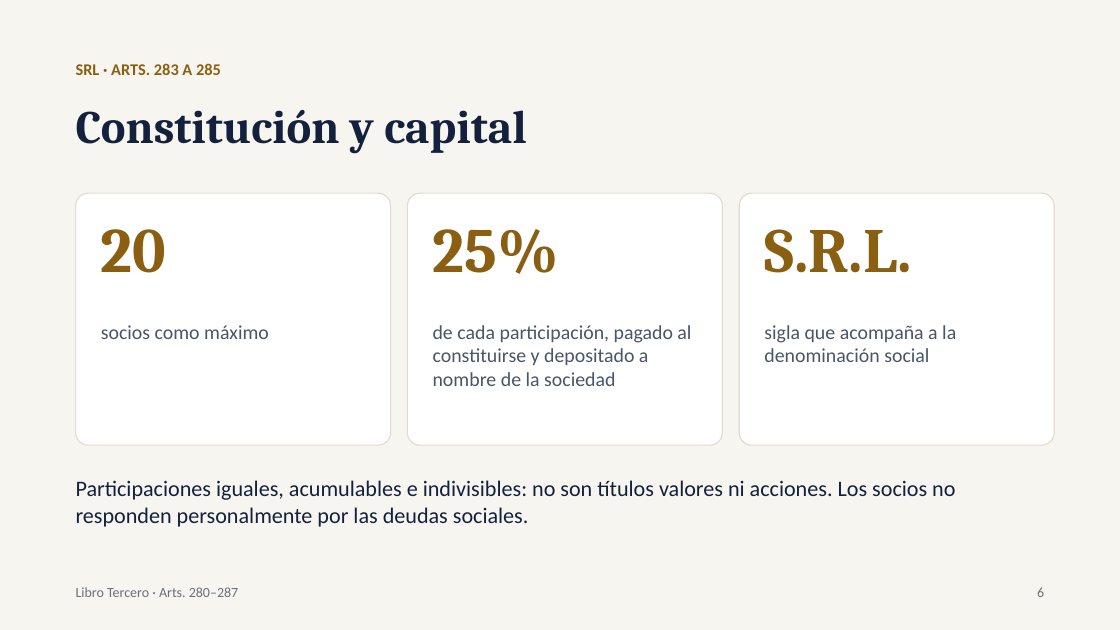
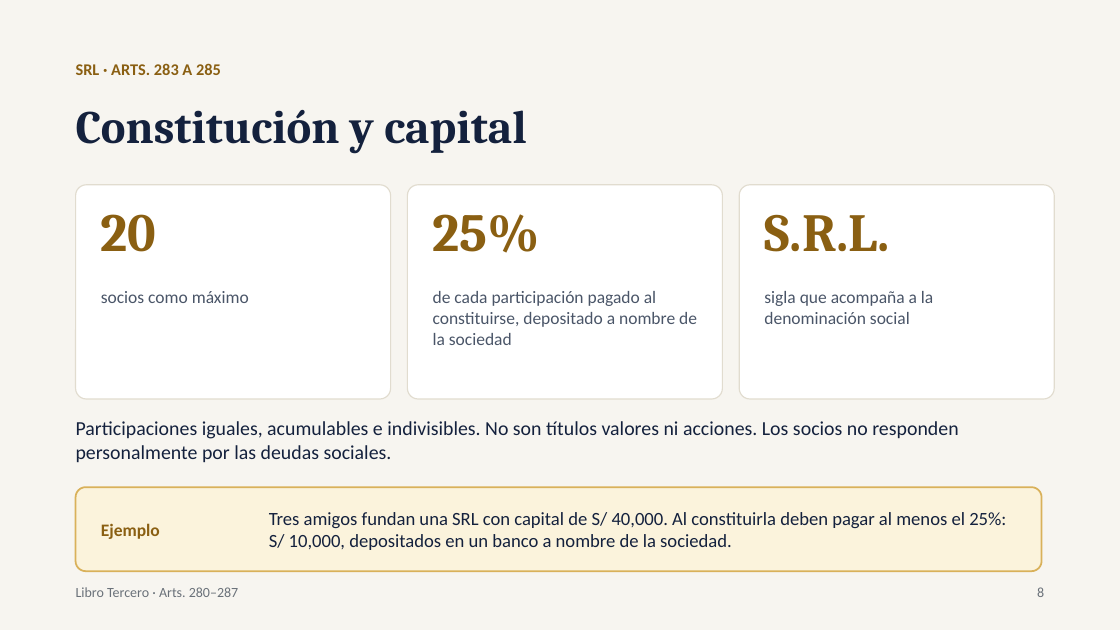
Before and after one commit to chicoma1998-ux/Eh-cloude, a slide deck: slide 8 of Comandita_y_SRL_Exposicion.pptx (slide 6 before the commit). Drawn at 1120x630 pixels with LibreOffice and Linux fonts; fonts in the diff are those of the drawing. Boxes give left, top, right and bottom in pixels: in the first picture for what was removed or moved away, otherwise in the second. Text is boxed around its words. In the diff, an @@ line names an element or a change of style, - is before the commit and + after.

```diff
--- a/Comandita_y_SRL_Exposicion.pptx
+++ b/Comandita_y_SRL_Exposicion.pptx
@@ rounded rectangle: place and size @@
-rounded rectangle at [76, 193, 391, 445]
+rounded rectangle at [76, 185, 391, 399]
@@ text "20": place and size @@
-text "20" at [101, 229, 167, 273]
+text "20" at [101, 214, 157, 252]
@@ rounded rectangle: place and size @@
-rounded rectangle at [408, 193, 723, 445]
+rounded rectangle at [408, 185, 723, 399]
@@ text "25%": place and size @@
-text "25%" at [433, 229, 559, 274]
+text "25%" at [433, 214, 540, 253]
@@ rounded rectangle: place and size @@
-rounded rectangle at [739, 193, 1054, 445]
+rounded rectangle at [739, 185, 1054, 399]
@@ size 54 to 46 pt in 3 elements at [101, 214, 157, 252], [433, 214, 540, 253], [764, 214, 890, 252] @@
@@ text "S.R.L.": place and size @@
-text "S.R.L." at [764, 229, 912, 273]
+text "S.R.L." at [764, 214, 890, 252]
@@ text "socios como máximo": place and size @@
-text "socios como máximo" at [101, 325, 269, 339]
+text "socios como máximo" at [101, 291, 249, 303]
@@ text "socios como máximo" at [101, 291, 249, 303]: size 17 to 15 pt @@
@@ text at [433, 291, 697, 345]: text changed; size 17 to 15 pt @@
-de cada participación, pagado al constituirse y depositado a nombre de la sociedad
+de cada participación pagado al constituirse, depositado a nombre de la sociedad
@@ text "sigla que acompaña a la ..." at [764, 291, 933, 324]: size 17 to 15 pt @@
@@ text "sigla que acompaña a la ...": place and size @@
-text "sigla que acompaña a la ..." at [764, 325, 956, 362]
+text "sigla que acompaña a la ..." at [764, 291, 933, 324]
@@ text at [76, 421, 958, 463]: text changed; size 19 to 17 pt @@
-Participaciones iguales, acumulables e indivisibles: no son títulos valores ni acciones. Los socios no responden personalmente por las deudas sociales.
+Participaciones iguales, acumulables e indivisibles. No son títulos valores ni acciones. Los socios no responden personalmente por las deudas sociales.
@@ rounded rectangle added at [76, 487, 1042, 571], fill #FBF3DC, outline #D9B15A 1.5 pt @@
@@ text added at [101, 523, 160, 539], 15 pt, text #8A5F12, bold @@
+Ejemplo
@@ text added at [269, 512, 1006, 550], 16 pt, text #14213D @@
+Tres amigos fundan una SRL con capital de S/ 40,000. Al constituirla deben pagar al menos el 25%: S/ 10,000, depositados en un banco a nombre de la sociedad.
@@ text at [1037, 587, 1044, 597]: text changed @@
-6
+8
```
Also in this commit, not shown: 7 other slides changed, 3 slides added.
